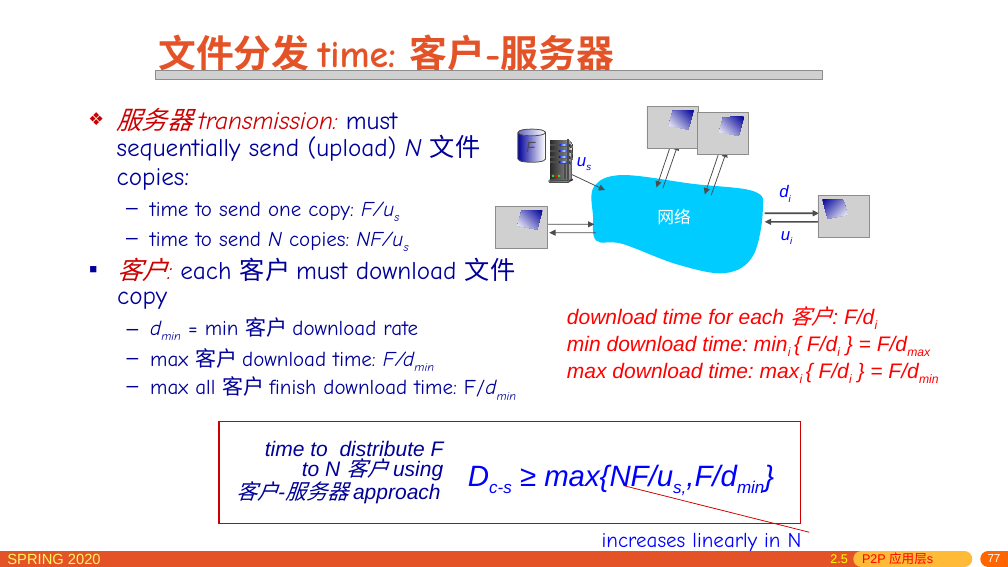
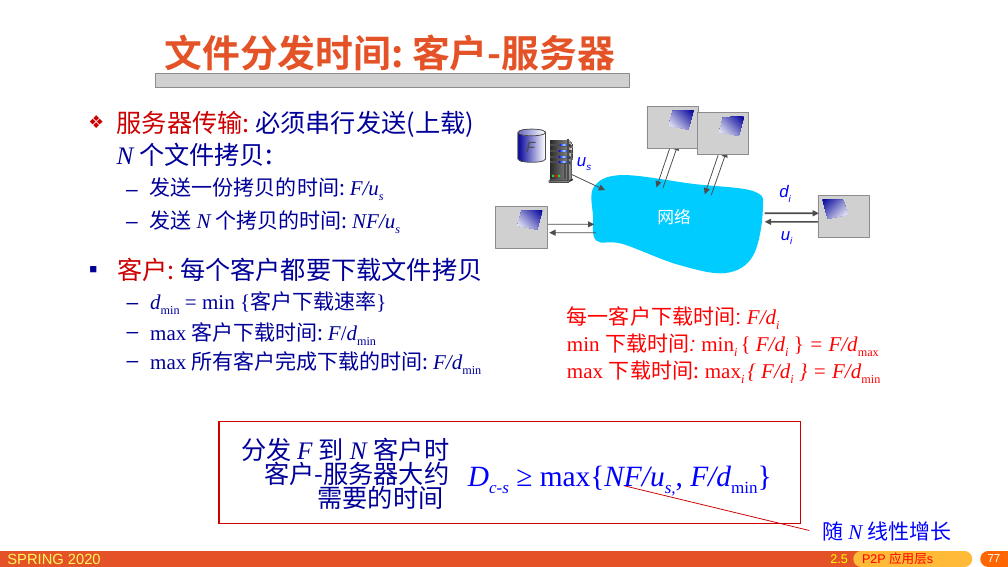
Before and after one commit to network-distributed/presentations, a slide deck: slide 77 of chapter2_cn.pptx. Drawn at 1008x567 pixels with LibreOffice and Linux fonts; fonts in the diff are those of the drawing; grey boxes stand for pictures. Boxes give left, top, right and bottom in pixels: in the first picture for what was removed or moved away, otherwise in the second. Text is boxed around its words. In the diff, an @@ line names an element or a change of style, - is before the commit and + after.

```diff
--- a/chapter2_cn.pptx
+++ b/chapter2_cn.pptx
@@ title at <box>165,34,615,78</box>: text changed; font Comic Neue to Noto Sans CJK SC @@
-文件分发 time: 客户-服务器
+文件分发时间: 客户-服务器
@@ picture: place and size @@
-picture at <box>156,71,823,79</box>
+picture at <box>156,73,629,87</box>
@@ text at <box>117,110,474,230</box>: text changed; size 24 to 20 pt; font Comic Neue to Noto Sans CJK SC @@
-❖ 服务器 transmission: must sequentially send (upload) N 文件 copies:
-  – time to send one copy: F/us
-  – time to send N copies: NF/us
+❖ 服务器传输: 必须串行发送(上载) N 个文件拷贝:
+  – 发送一份拷贝的时间: F/us
+  – 发送 N 个拷贝的时间: NF/us
@@ text at <box>117,257,482,371</box>: text changed; font Comic Neue to Noto Sans CJK SC @@
-▪ 客户: each 客户 must download 文件 copy
-  – dmin = min 客户 download rate
-  – max 客户 download time: F/dmin
-  – max all 客户 finish download time: F/dmin
+▪ 客户: 每个客户都要下载文件拷贝
+  – dmin = min {客户下载速率}
+  – max 客户下载时间: F/dmin
+  – max 所有客户完成下载的时间: F/dmin
@@ text at <box>567,306,776,326</box>: text changed; italic off @@
-download time for each 客户: F/di
+每一客户下载时间: F/di
@@ text at <box>567,333,858,353</box>: text changed; font Arial to Times New Roman; italic off @@
-min download time: mini { F/di } = F/dmax
+min 下载时间: mini { F/di } = F/dmax
@@ text at <box>567,360,861,380</box>: text changed; font Arial to Times New Roman; italic off @@
-max download time: maxi { F/di } = F/dmin
+max 下载时间: maxi { F/di } = F/dmin
@@ text at <box>241,437,450,509</box>: text changed; size 20 to 24 pt; font Arial to Noto Sans CJK SC; italic off @@
-time to distribute F
-to N 客户 using
-客户-服务器 approach
+分发 F 到 N 客户时
+客户-服务器大约
+需要的时间
@@ text at <box>489,465,731,493</box>: text changed; font Arial to Times New Roman @@
-Dc-s ≥ max{NF/us,,F/dmin}
+Dc-s ≥ max{NF/us,, F/dmin}
@@ text at <box>823,521,951,541</box>: text changed; font Comic Neue to Noto Sans CJK SC @@
-increases linearly in N
+随 N 线性增长
```
Also in this commit, not shown: 34 other slides changed, 2 slides added, 2 slides removed, 1 other file.
